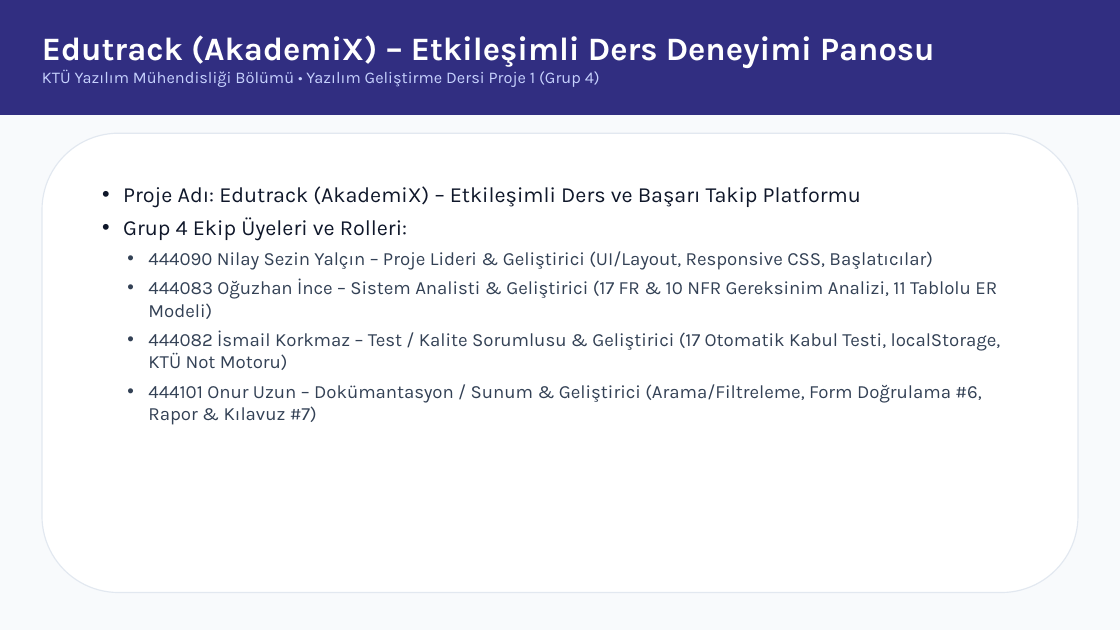
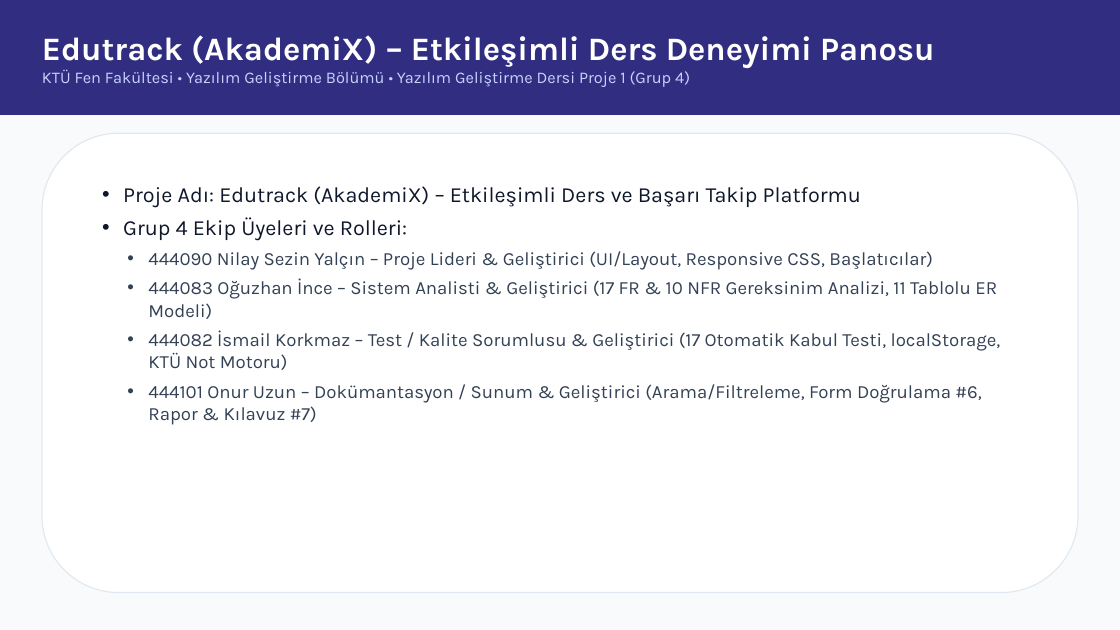
Before and after one commit to nilaysezinyalcin-collab/Edutrack, a slide deck: slide 1 of presentation/sunum.pptx. Drawn at 1120x630 pixels with LibreOffice and Linux fonts; fonts in the diff are those of the drawing. Boxes give left, top, right and bottom in pixels: in the first picture for what was removed or moved away, otherwise in the second. Text is boxed around its words. In the diff, an @@ line names an element or a change of style, - is before the commit and + after.

```diff
--- a/presentation/sunum.pptx
+++ b/presentation/sunum.pptx
@@ text in rectangle at (x1=42, y1=69, x2=690, y2=87): text changed @@
-KTÜ Yazılım Mühendisliği Bölümü • Yazılım Geliştirme Dersi Proje 1 (Grup 4)
+KTÜ Fen Fakültesi • Yazılım Geliştirme Bölümü • Yazılım Geliştirme Dersi Proje 1 (Grup 4)
```
Also in this commit, not shown: 17 other files.
